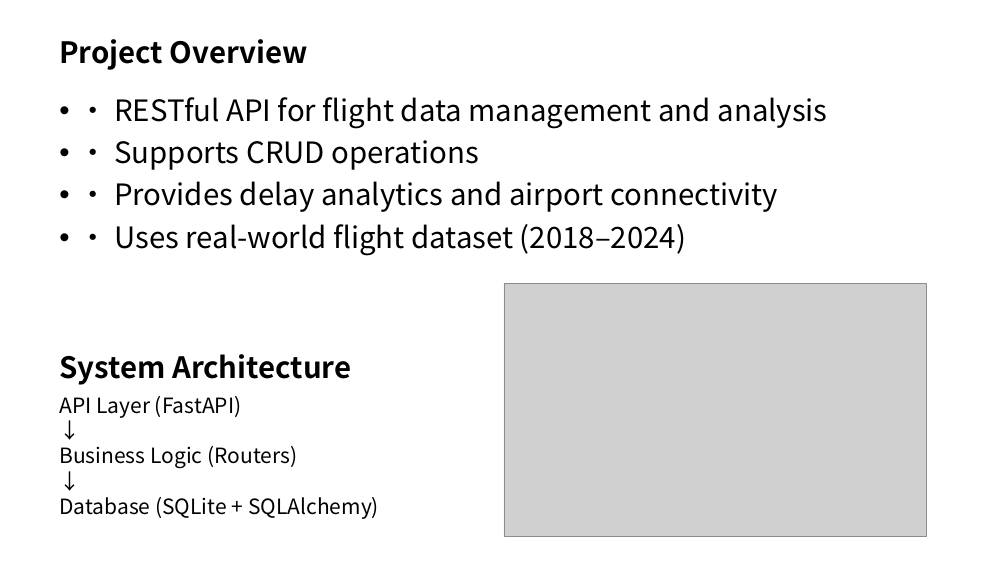
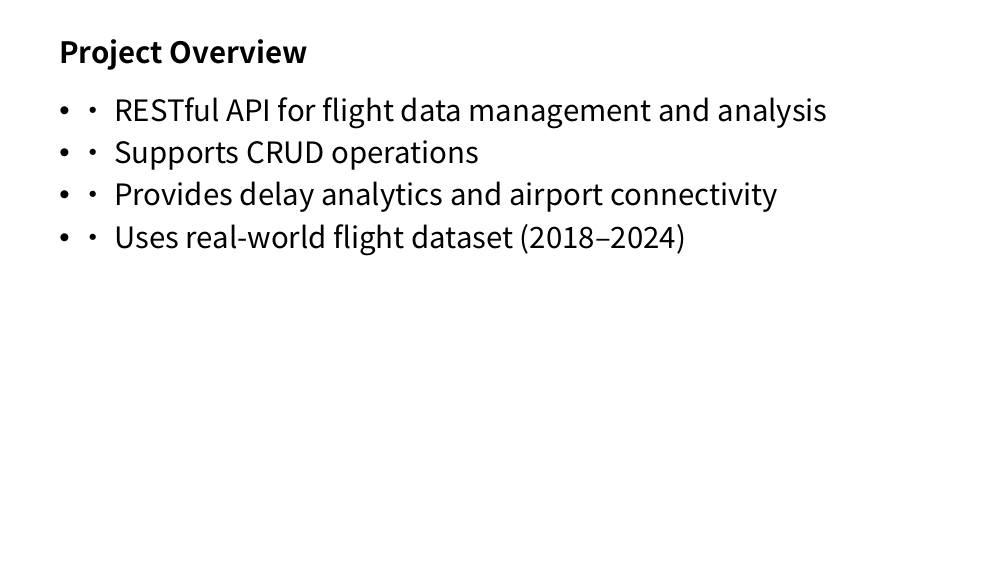
Before and after one commit to AncofordAGGGGG/airport-api, a slide deck: slide 2 of docs/presentation.pptx. Drawn at 1008x567 pixels with LibreOffice and Linux fonts; fonts in the diff are those of the drawing; grey boxes stand for pictures. Boxes give left, top, right and bottom in pixels: in the first picture for what was removed or moved away, otherwise in the second. Text is boxed around its words. In the diff, an @@ line names an element or a change of style, - is before the commit and + after.

```diff
--- a/docs/presentation.pptx
+++ b/docs/presentation.pptx
@@ picture removed at (504, 284, 927, 537) @@
@@ text removed at (59, 354, 351, 385) @@
-System Architecture
@@ text removed at (59, 396, 379, 519) @@
-API Layer (FastAPI)
-↓
-Business Logic (Routers)
-↓
-Database (SQLite + SQLAlchemy)
```
Also in this commit, not shown: 1 other slide changed, 3 slides added, 1 slide removed, 1 other file.
